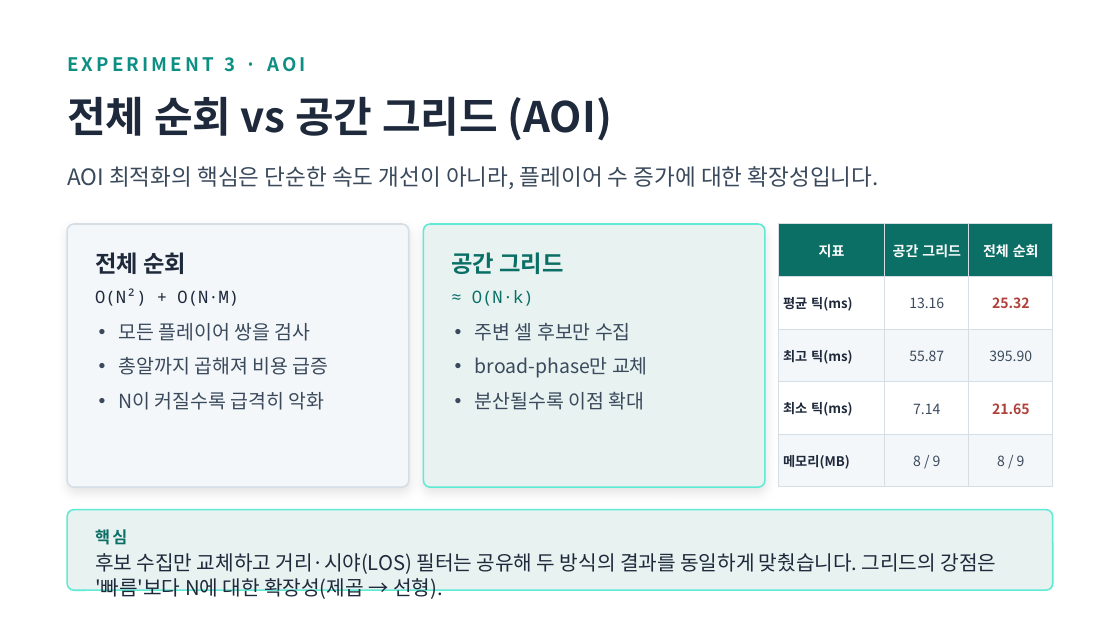
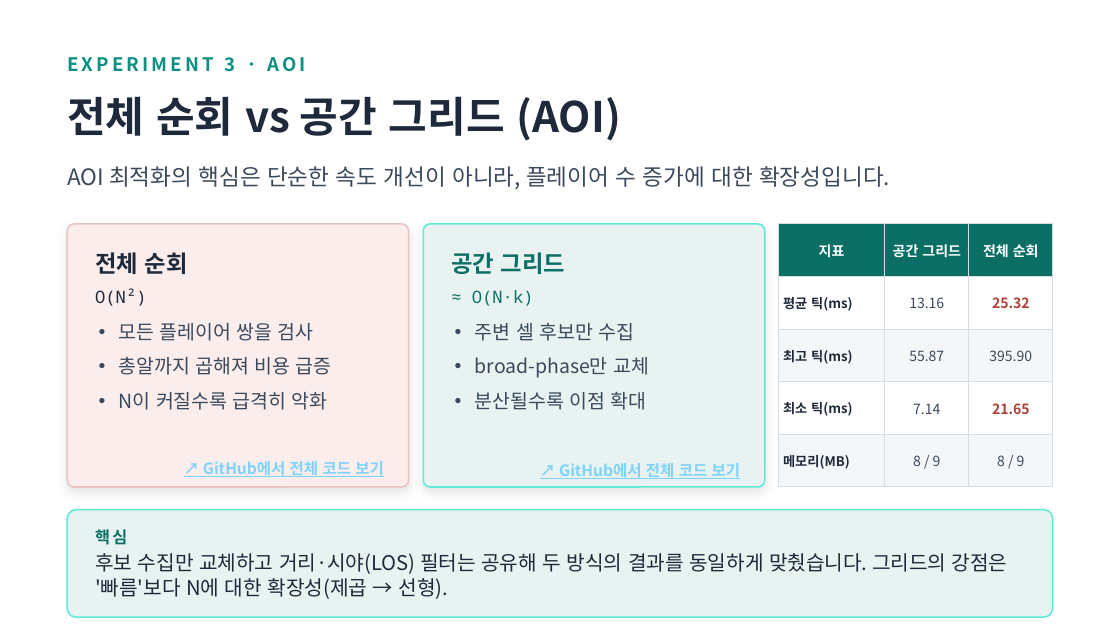
Before and after one commit to shin1244/cppServer, a slide deck: slide 11 of portfolio/portfolio.pptx (slide 10 before the commit). Drawn at 1120x630 pixels with LibreOffice and Linux fonts; fonts in the diff are those of the drawing. Boxes give left, top, right and bottom in pixels: in the first picture for what was removed or moved away, otherwise in the second. Text is boxed around its words. In the diff, an @@ line names an element or a change of style, - is before the commit and + after.

```diff
--- a/portfolio/portfolio.pptx
+++ b/portfolio/portfolio.pptx
@@ rounded rectangle at [67, 224, 409, 487]: fill #F4F7F9 to #FBEDEC; outline #D5DDE5 1 pt to #E7C4C0 1 pt @@
@@ text at [95, 288, 146, 306]: text changed @@
-O(N²) + O(N·M)
+O(N²)
@@ text added at [203, 461, 384, 477], 10 pt, text #7DD3FC, bold, underline @@
+↗ GitHub에서 전체 코드 보기
@@ text added at [559, 463, 741, 479], 10 pt, text #7DD3FC, bold, underline @@
+↗ GitHub에서 전체 코드 보기
@@ rounded rectangle: place and size @@
-rounded rectangle at [67, 510, 1053, 590]
+rounded rectangle at [67, 510, 1053, 617]
@@ 3 texts: place and size @@
-3 texts at [67, 96, 996, 599]
+3 texts at [67, 96, 1008, 599]
```
Also in this commit, not shown: 7 other slides changed, 1 slide added.
